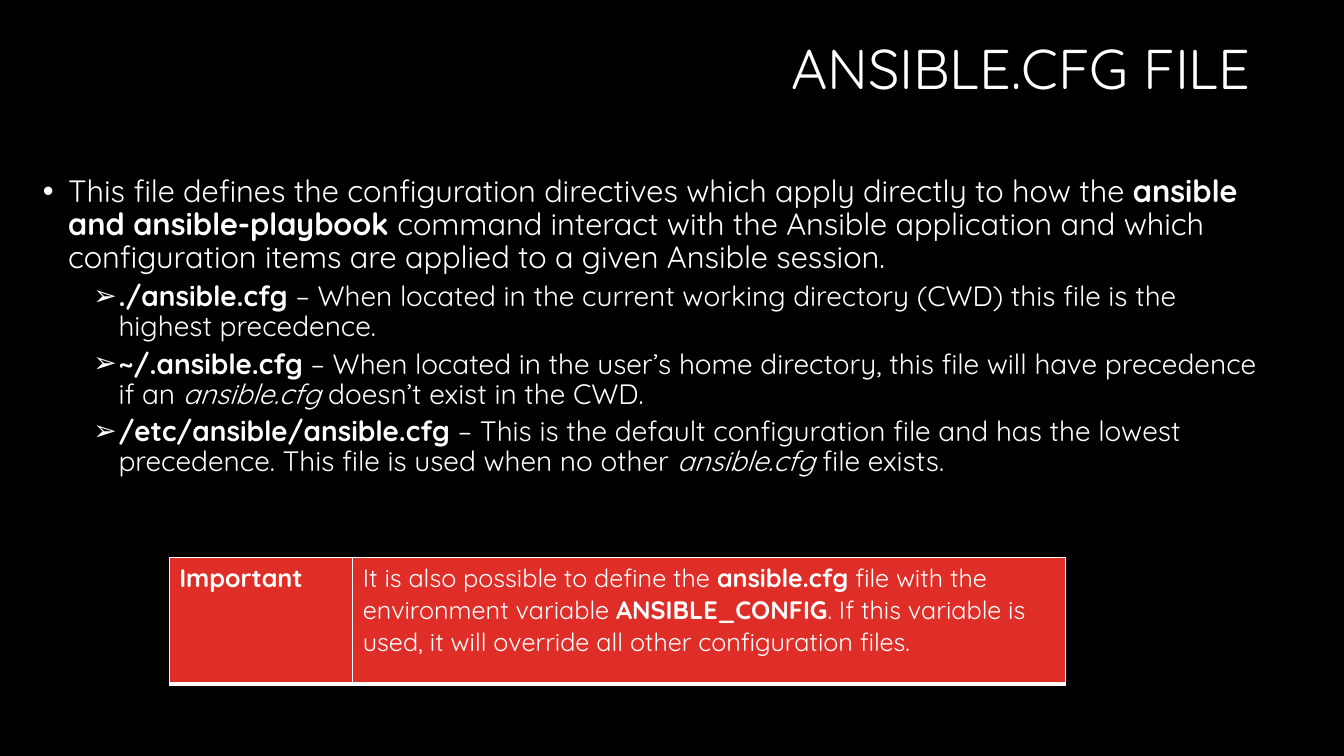
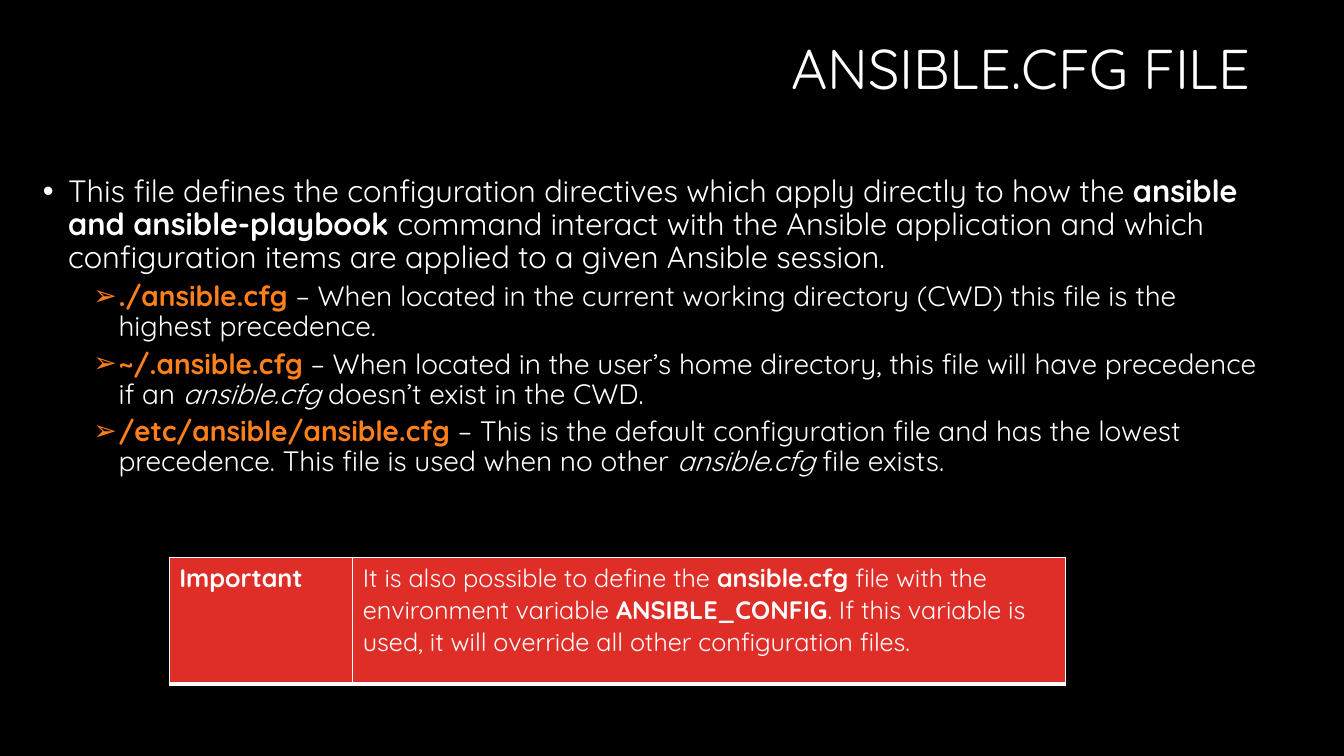
Before and after one commit to tmichett/LUG, a slide deck: slide 6 of Ansible_Roles/Presentation/CKB-LUG-Ansible.pptx. Drawn at 1344x756 pixels with LibreOffice and Linux fonts; fonts in the diff are those of the drawing; background and template pictures are left out. Boxes give left, top, right and bottom in pixels: in the first picture for what was removed or moved away, otherwise in the second. Text is boxed around its words. In the diff, an @@ line names an element or a change of style, - is before the commit and + after.

```diff
--- a/Ansible_Roles/Presentation/CKB-LUG-Ansible.pptx
+++ b/Ansible_Roles/Presentation/CKB-LUG-Ansible.pptx
@@ text at (119, 283, 1256, 477): text colour #FFFFFF to #FE801A in "./ansible.cfg", "~/.ansible.cfg", "/etc/ansible/ansible.cfg" @@
```
Also in this commit, not shown: 6 other slides changed, 2 slides added, 1 other file.
